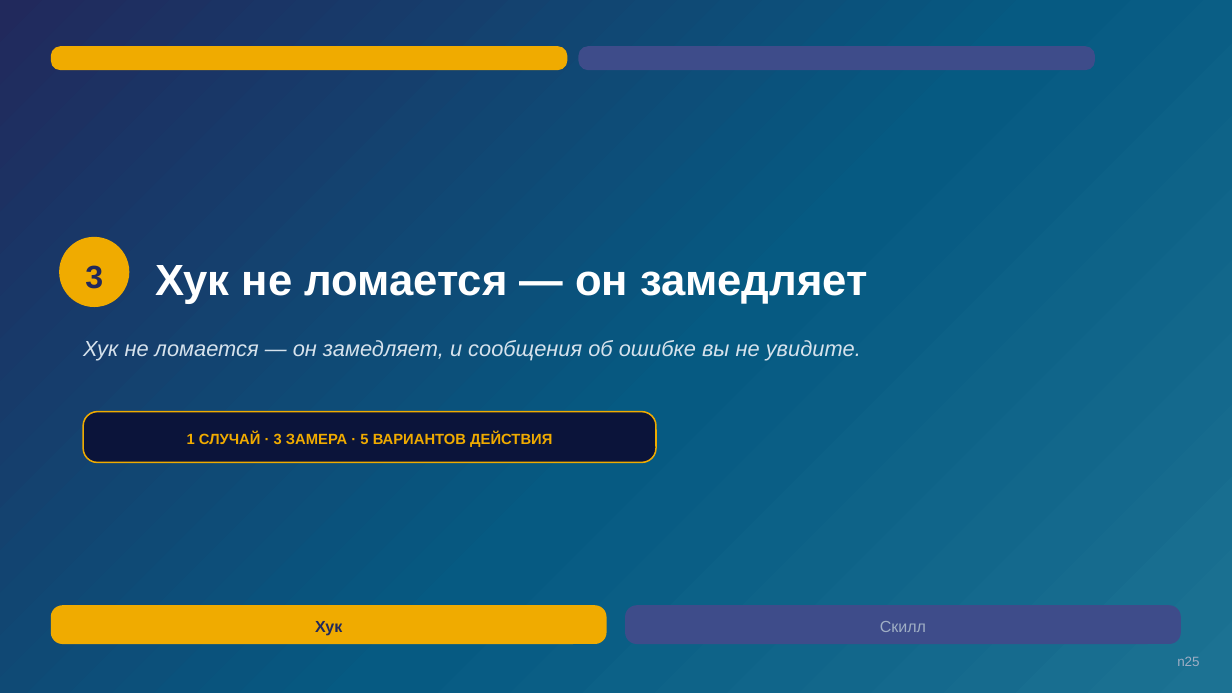
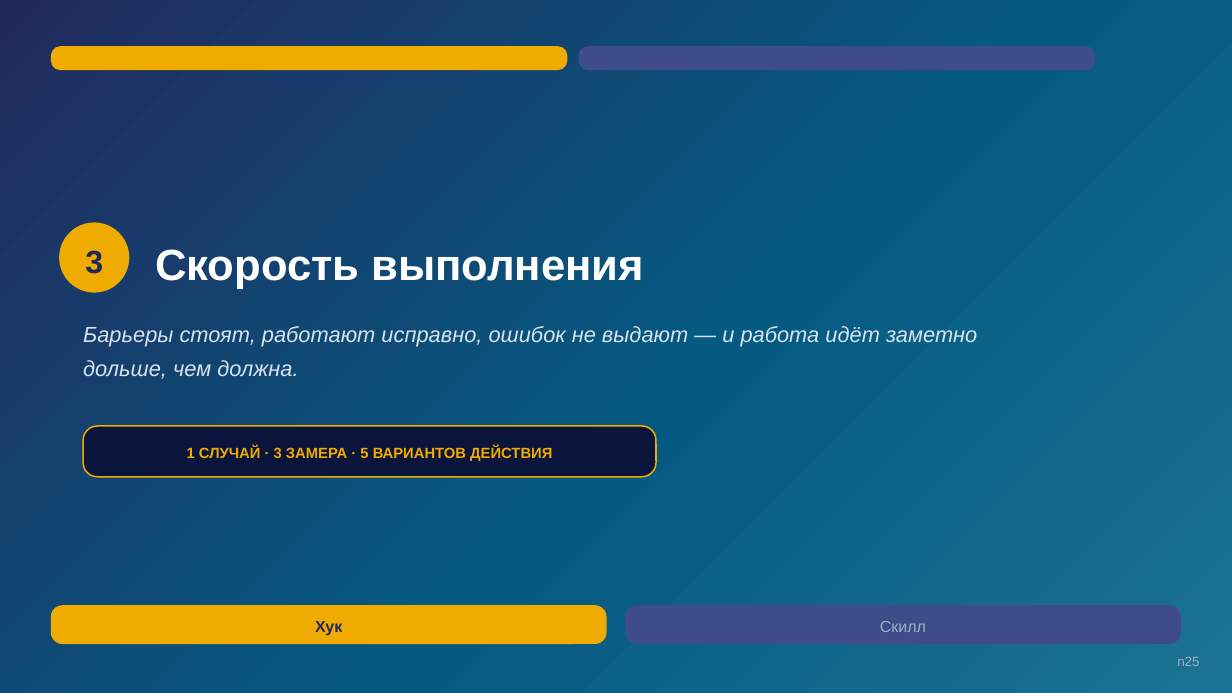
Before and after one commit to tellina-study/AI-usage-lessons, a slide deck: slide 25 of library/seminars/sem-05/rendered/sem-05-n.pptx. Drawn at 1232x693 pixels with LibreOffice and Linux fonts; fonts in the diff are those of the drawing. Boxes give left, top, right and bottom in pixels: in the first picture for what was removed or moved away, otherwise in the second. Text is boxed around its words. In the diff, an @@ line names an element or a change of style, - is before the commit and + after.

```diff
--- a/library/seminars/sem-05/rendered/sem-05-n.pptx
+++ b/library/seminars/sem-05/rendered/sem-05-n.pptx
@@ text "3": place and size @@
-text "3" at (85, 265, 103, 289)
+text "3" at (85, 250, 103, 274)
@@ ellipse: place and size @@
-ellipse at (59, 237, 129, 307)
+ellipse at (59, 223, 129, 293)
@@ text at (155, 249, 644, 289): text changed @@
-Хук не ломается — он замедляет
+Скорость выполнения
@@ text at (83, 326, 977, 379): text changed @@
-Хук не ломается — он замедляет, и сообщения об ошибке вы не увидите.
+Барьеры стоят, работают исправно, ошибок не выдают — и работа идёт заметно дольше, чем должна.
@@ rounded rectangle: place and size @@
-rounded rectangle at (83, 411, 656, 462)
+rounded rectangle at (83, 426, 656, 477)
@@ text "1 СЛУЧАЙ · 3 ЗАМЕРА ...": place and size @@
-text "1 СЛУЧАЙ · 3 ЗАМЕРА ..." at (187, 432, 552, 447)
+text "1 СЛУЧАЙ · 3 ЗАМЕРА ..." at (187, 447, 552, 461)
```
Also in this commit, not shown: 13 other slides changed, 4 slides added, 4 slides removed, 28 other files.
